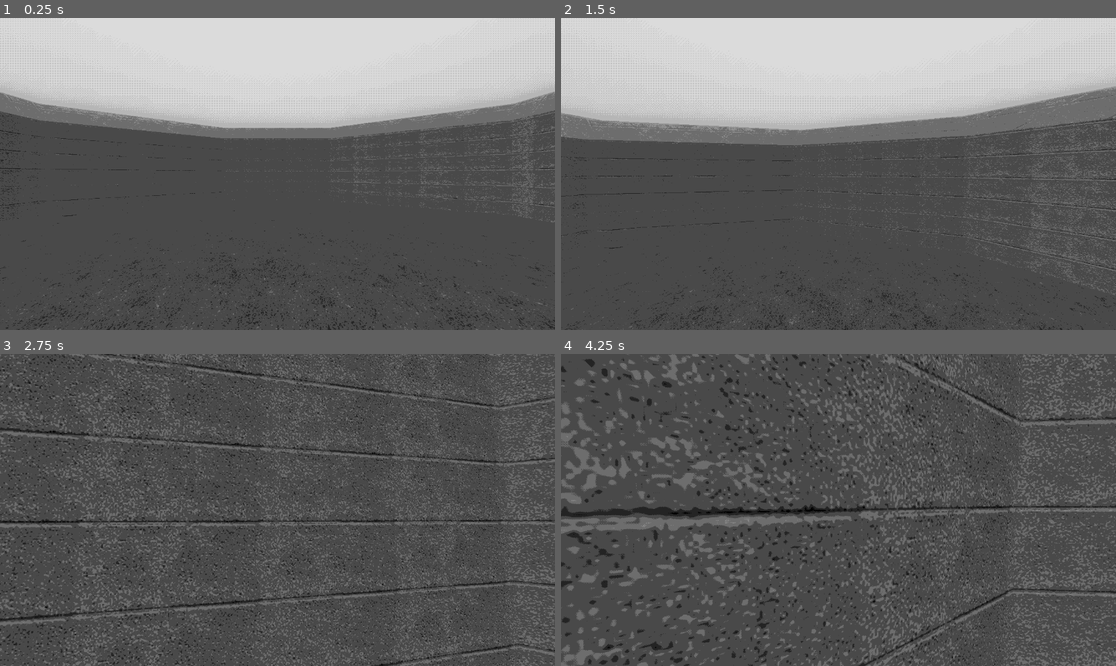
Above: before the commit, frames 1-4 (two rows, left to right).
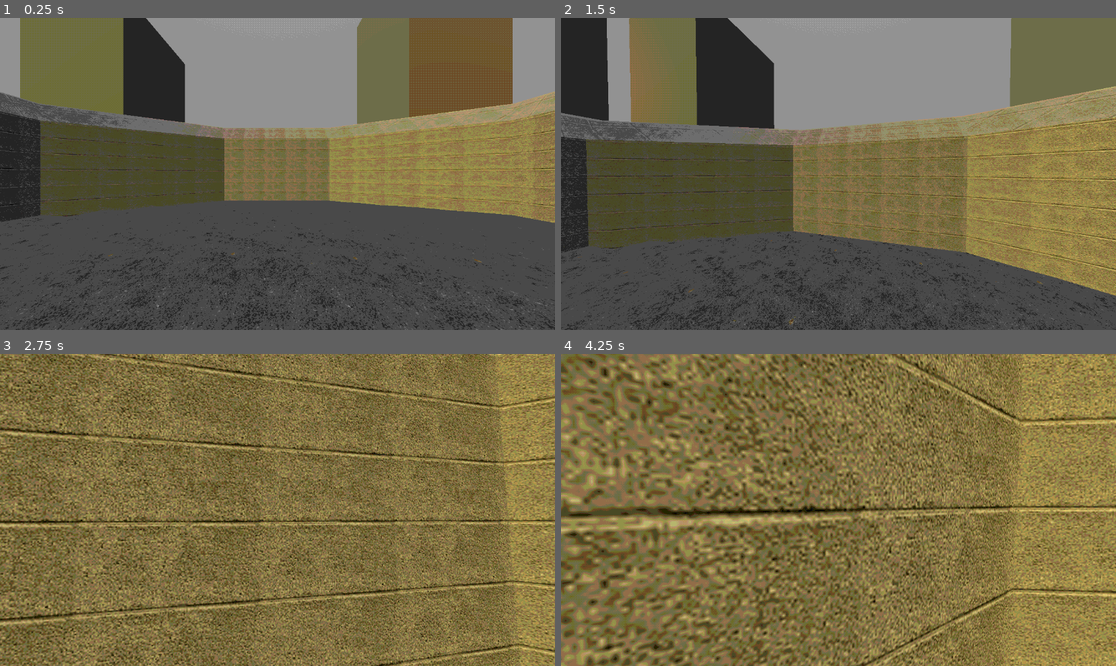
Above: after the commit, the same moments.

Repository: GamesNotFound/city-essence
Game: Godot game, scene res://scenes/game/game.tscn
The game is run twice, just before and just after one commit, with the same random seed, the same clock (stepped at 60 frames per second) and the same inputs.
Inputs (mouse positions are in pixels of both pictures, inside the frame that each line leads up to):
- Up to frame 1 (0.25 s): no input
- Up to frame 2 (1.5 s): tap Enter at 0.5 s; move the mouse to (866, 174) at 0.52 s; hold W (up) from 0.53 s (still down); tap Space (jump) at 0.77 s; move the mouse to (810, 174) at 1.27 s
- Up to frame 3 (2.75 s): keep holding W (up); tap Space (jump) at 1.52 s; move the mouse to (288, 503) at 2.02 s
- Up to frame 4 (4.25 s): keep holding W (up); move the mouse to (832, 516) at 2.77 s; tap Space (jump) at 3.02, 3.77 s; move the mouse to (877, 513) at 3.52 s

The runs differ from the first frame. In frame 1, 58% of the frame differs, in the area x 0-100%, y 0-100%; in frame 2, 70%; in frame 3, 99%; in frame 4, 99%.

Commit message:
amarelinho =)

Diff:
--- a/scenes/game/game.tscn
+++ b/scenes/game/game.tscn
@@ -19,8 +19,8 @@
 
 [sub_resource type="ShaderMaterial" id="ShaderMaterial_xwpnh"]
 shader = ExtResource("4_t718e")
-shader_parameter/min_range = 0.763
-shader_parameter/max_range = 1.0
+shader_parameter/min_range = 0.0
+shader_parameter/max_range = 0.13
 
 [sub_resource type="ProceduralSkyMaterial" id="ProceduralSkyMaterial_kr5gx"]
 sky_top_color = Color(0.704325, 0.780985, 0.972669, 1)
@@ -40,9 +40,10 @@
 ssao_intensity = 5.42
 ssil_enabled = true
 sdfgi_enabled = true
-glow_enabled = true
 glow_intensity = 0.72
 glow_bloom = 0.41
+volumetric_fog_enabled = true
+volumetric_fog_anisotropy = 0.6
 
 [node name="Game" type="Node"]
 script = ExtResource("1_i65mk")
--- a/scenes/levels/test.tscn
+++ b/scenes/levels/test.tscn
@@ -1,7 +1,14 @@
-[gd_scene load_steps=3 format=3 uid="uid://bcyppxojr31wb"]
+[gd_scene load_steps=6 format=3 uid="uid://bcyppxojr31wb"]
 
 [ext_resource type="PackedScene" uid="uid://btvyrwfil0sy6" path="res://models/test_map.tscn" id="1_d6er8"]
 [ext_resource type="Texture2D" uid="uid://emeabnlfimgg" path="res://textures/decal_texture.png" id="2_t7k6o"]
+[ext_resource type="Texture2D" uid="uid://cpcgkk7276bt3" path="res://textures/blood1.png" id="3_5wreq"]
+
+[sub_resource type="BoxMesh" id="BoxMesh_d3p2k"]
+size = Vector3(5, 20, 5)
+
+[sub_resource type="BoxMesh" id="BoxMesh_sniea"]
+size = Vector3(15, 20, 5)
 
 [node name="Test" type="Node3D"]
 
@@ -13,3 +20,37 @@
 size = Vector3(2, 2, 1.73779)
 texture_albedo = ExtResource("2_t7k6o")
 modulate = Color(0.887318, 0, 0.330959, 1)
+
+[node name="MeshInstance3D" type="MeshInstance3D" parent="."]
+transform = Transform3D(1, 0, 0, 0, 1, 0, 0, 0, 1, 14.8567, 6.24453, 0)
+mesh = SubResource("BoxMesh_d3p2k")
+
+[node name="MeshInstance3D2" type="MeshInstance3D" parent="."]
+transform = Transform3D(1, 0, 0, 0, 1, 0, 0, 0, 1, 8.87208, 2.98937, -10.0489)
+mesh = SubResource("BoxMesh_d3p2k")
+
+[node name="MeshInstance3D4" type="MeshInstance3D" parent="."]
+transform = Transform3D(1, 0, 0, 0, 1, 0, 0, 0, 1, -5.77623, 6.01345, 10.4924)
+mesh = SubResource("BoxMesh_d3p2k")
+
+[node name="MeshInstance3D3" type="MeshInstance3D" parent="."]
+transform = Transform3D(1, 0, 0, 0, 1, 0, 0, 0, 1, -9.94458, 0.0905046, -10.0489)
+mesh = SubResource("BoxMesh_d3p2k")
+
+[node name="MeshInstance3D3" type="MeshInstance3D" parent="MeshInstance3D3"]
+transform = Transform3D(-0.361006, 0, 0.932563, 0, 1, 0, -0.932563, 0, -0.361006, -5.8511, 6.76191, 9.90619)
+mesh = SubResource("BoxMesh_sniea")
+
+[node name="DirectionalLight3D" type="DirectionalLight3D" parent="."]
+transform = Transform3D(0.586825, 0.185078, -0.788279, 0, 0.973527, 0.228572, 0.809714, -0.134132, 0.57129, -11.2083, 0, 7.60919)
+light_color = Color(0.914612, 0.779074, 0.247953, 1)
+
+[node name="Decal2" type="Decal" parent="."]
+transform = Transform3D(0.839743, 0, -0.542984, 0, 1, 0, 0.542984, 0, 0.839743, 0, -0.456991, 0.39502)
+size = Vector3(2, 2, 1.20996)
+texture_albedo = ExtResource("3_5wreq")
+
+[node name="Decal3" type="Decal" parent="."]
+transform = Transform3D(-0.866357, 0, 0.499426, 0, 1, 0, -0.499426, 0, -0.866357, 1.12247, -0.456991, 1.22052)
+size = Vector3(2, 2, 1.20996)
+texture_albedo = ExtResource("3_5wreq")
Binary file added: textures/blood1.png
Not shown, added: textures/blood1.png.import
